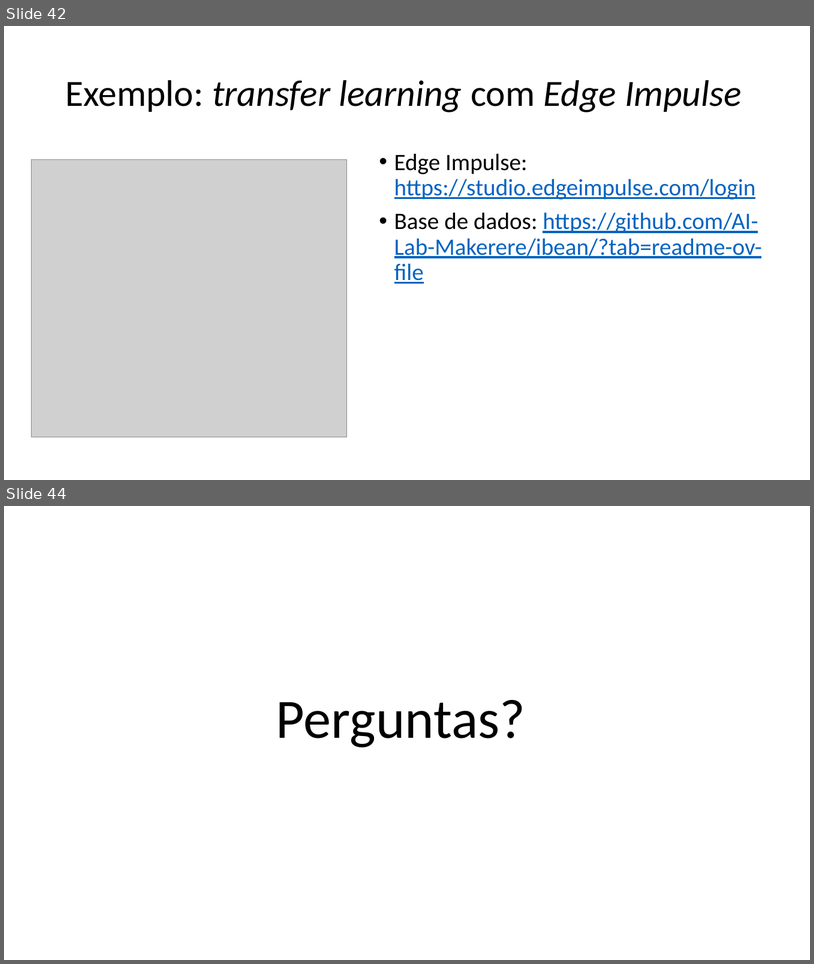
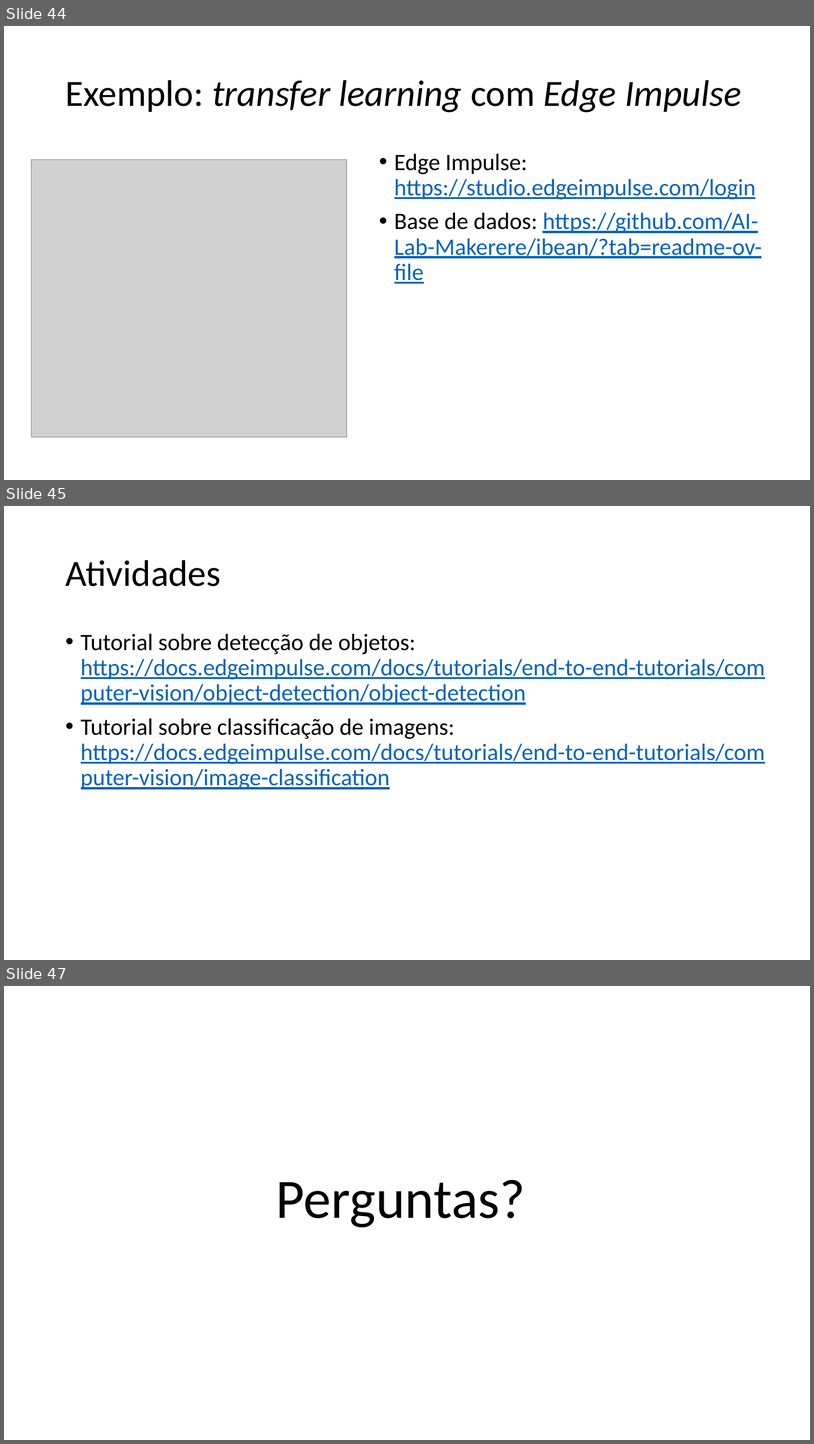
Before and after one commit to zz4fap/tp557-iot-ml, a slide deck: slides/TP557_13_Prevenindo_o_sobreajuste.pptx. Shown one above the other, each under a label of ours: slides 42 and 44 before the commit, slides 44, 45 and 47 after it; the slides between them are not shown. The pictures are 814x964 and 814x1444 pixels, drawn with LibreOffice and Linux fonts; fonts in the diff are those of the drawing; grey boxes stand for pictures. Boxes give left, top, right and bottom in pixels: in the first picture for what was removed or moved away, otherwise in the second. Text is boxed around its words. In the diff, an @@ line names an element or a change of style, - is before the commit and + after.

```diff
--- a/slides/TP557_13_Prevenindo_o_sobreajuste.pptx
+++ b/slides/TP557_13_Prevenindo_o_sobreajuste.pptx
@@ slide 45 added at (x1=4, y1=506, x2=810, y2=960), background #FFFFFF @@
@@ title added at (x1=65, y1=560, x2=221, y2=586), 44 pt, text #000000 @@
+Atividades
@@ text added at (x1=81, y1=633, x2=765, y2=789), 28 pt, text #0563C1, underline @@
+• Tutorial sobre detecção de objetos: https://docs.edgeimpulse.com/docs/tutorials/end-to-end-tutorials/computer-vision/object-detection/object-detection
+• Tutorial sobre classificação de imagens: https://docs.edgeimpulse.com/docs/tutorials/end-to-end-tutorials/computer-vision/image-classification
@@ what was slide 42 is now slide 44 @@
@@ what was slide 44 is now slide 47 @@
```
Also in this commit, not shown: 1 slide changed, 2 other slides added, 2 other files.
